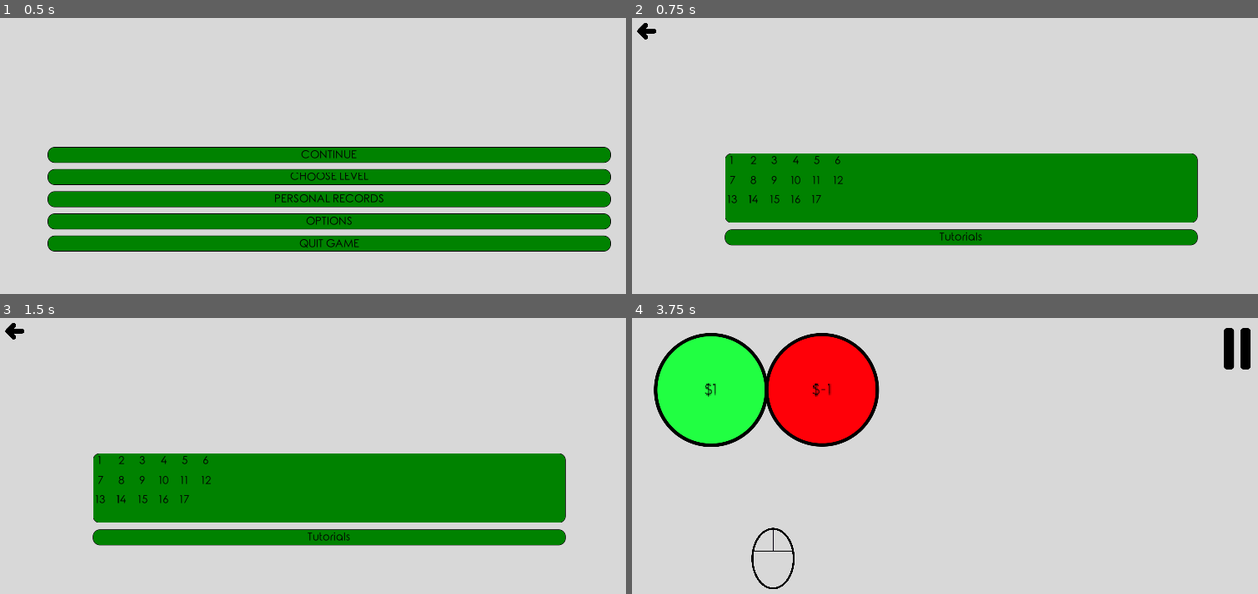
Above: before the commit, frames 1-4 (two rows, left to right).
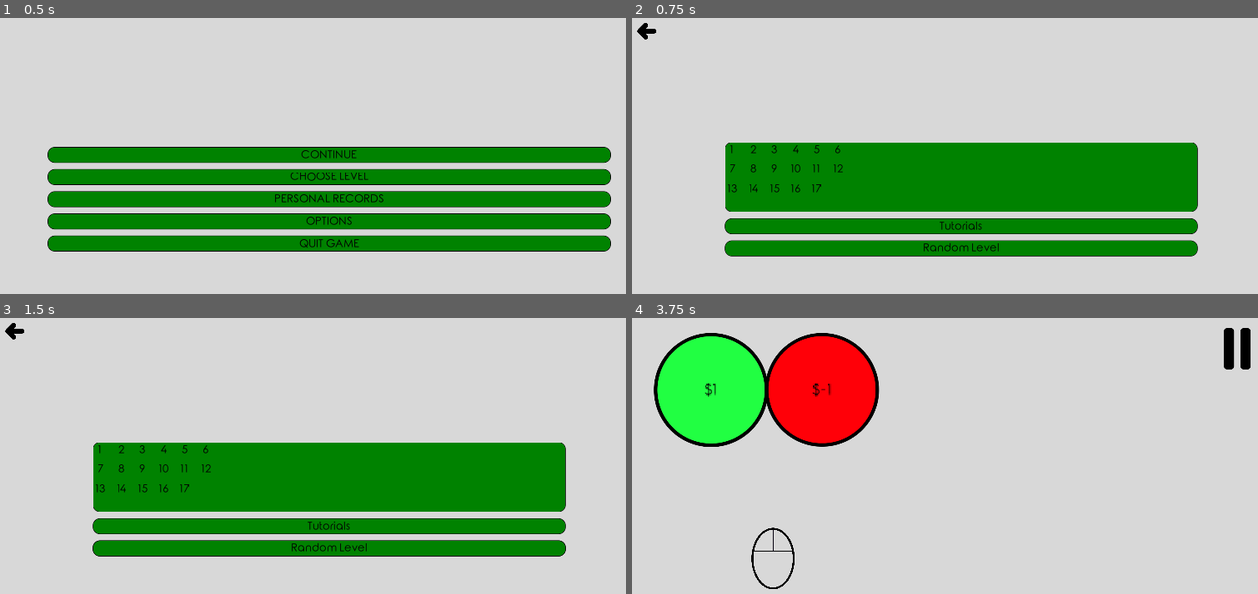
Above: after the commit, the same moments.

Repository: Inglo-Games/dollar-shuffle
Game: Godot game, scene res://scenes/main_menu.tscn
Same seed, same stepped clock (60 frames per second), same inputs: the game is played once before the commit and once after it.
Inputs (mouse positions are in pixels of both pictures, inside the frame that each line leads up to):
- Up to frame 1 (0.5 s): no input
- Up to frame 2 (0.75 s): click "CHOOSE LEVEL" at 0.5 s
- Up to frame 3 (1.5 s): click (331, 547) at 1.25 s, where only the run after the commit has a clickable "Random Level"
- Up to frame 4 (3.75 s): click (963, 547) at 2 s, where only the run after the commit has a clickable "Random Level"; click (963, 547) at 2.75 s, where only the run after the commit has a clickable "Random Level"; click "Tutorials" at 3.5 s

Frame 1 is identical in both runs. In frame 2, 13% of the frame differs, in the area x 14-91%, y 45-87%; in frame 3, 13%; in frame 4, nothing differs.

Commit message:
Adding random level button

Diff:
--- a/scenes/lvl_menu.tscn
+++ b/scenes/lvl_menu.tscn
@@ -83,9 +83,9 @@
 anchor_top = 0.0
 anchor_right = 0.0
 anchor_bottom = 0.0
-margin_top = 408.0
+margin_top = 416.0
 margin_right = 1360.0
-margin_bottom = 608.0
+margin_bottom = 616.0
 rect_min_size = Vector2( 600, 200 )
 rect_pivot_offset = Vector2( 0, 0 )
 rect_clip_content = true
@@ -110,9 +110,9 @@
 anchor_top = 0.0
 anchor_right = 0.0
 anchor_bottom = 0.0
-margin_top = 628.0
+margin_top = 620.0
 margin_right = 1360.0
-margin_bottom = 672.0
+margin_bottom = 640.0
 rect_pivot_offset = Vector2( 0, 0 )
 rect_clip_content = false
 focus_mode = 2
@@ -128,3 +128,28 @@
 flat = false
 align = 1
 _sections_unfolded = [ "Anchor", "Margin", "Rect" ]
+
+[node name="rand_button" type="Button" parent="vbox" index="2"]
+
+anchor_left = 0.0
+anchor_top = 0.0
+anchor_right = 0.0
+anchor_bottom = 0.0
+margin_top = 644.0
+margin_right = 1360.0
+margin_bottom = 664.0
+rect_pivot_offset = Vector2( 0, 0 )
+rect_clip_content = false
+focus_mode = 2
+mouse_filter = 0
+mouse_default_cursor_shape = 0
+size_flags_horizontal = 1
+size_flags_vertical = 1
+toggle_mode = false
+enabled_focus_mode = 2
+shortcut = null
+group = null
+text = "Random Level"
+flat = false
+align = 1
+_sections_unfolded = [ "Anchor", "Margin", "Rect" ]
--- a/scripts/level_menu.gd
+++ b/scripts/level_menu.gd
@@ -8,6 +8,7 @@
 onready var back_btn = get_node("back_btn")
 onready var lvl_list = get_node("vbox/lvl_list")
 onready var tuts_btn = get_node("vbox/tuts_button")
+onready var rand_btn = get_node("vbox/rand_button")
 
 func _ready():
 	# Set background color and back button if dark mode
@@ -24,6 +25,8 @@
 	lvl_list.connect("item_selected", self, "open_level")
 	# Connect tuts button to open_tutorials function
 	tuts_btn.connect("pressed", self, "open_tutorials")
+	# Connect random button to function that generates a random level
+	rand_btn.connect("pressed", self, "random_level")
 	# Connect back button to return function
 	back_btn.connect("pressed", self, "close_menu")
 
@@ -43,6 +46,10 @@
 	# Load the tutorial scene
 	get_tree().change_scene("res://scenes/tutorial.tscn")
 
+func random_level():
+	# TODO: Implement randomization classes
+	pass
+
 func close_menu():
 	# Return to main menu
 	get_tree().change_scene("res://scenes/main_menu.tscn")
